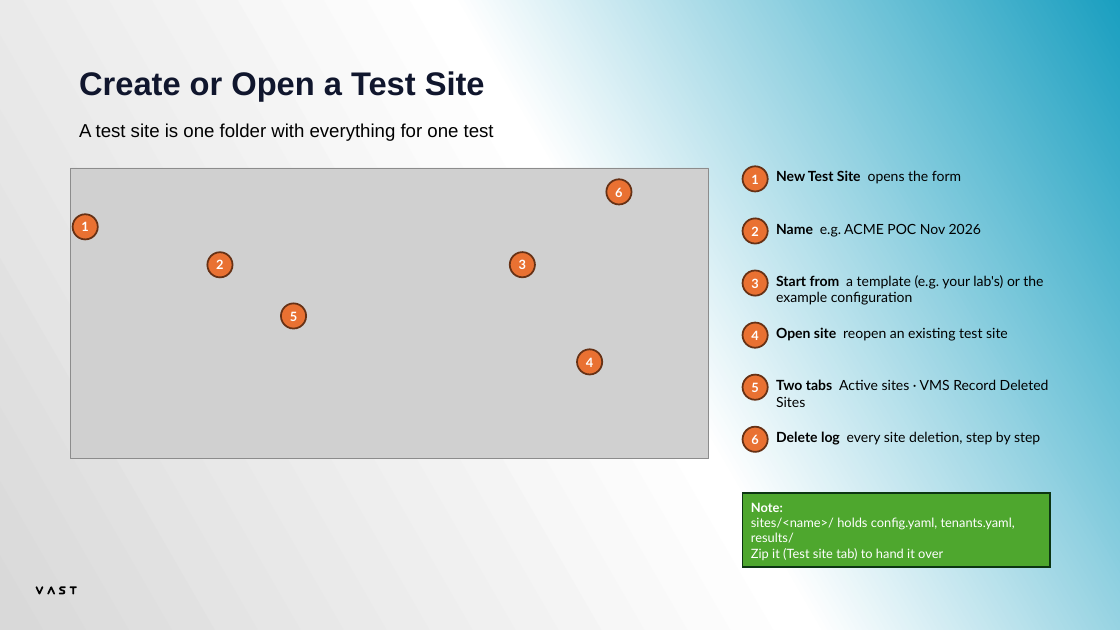
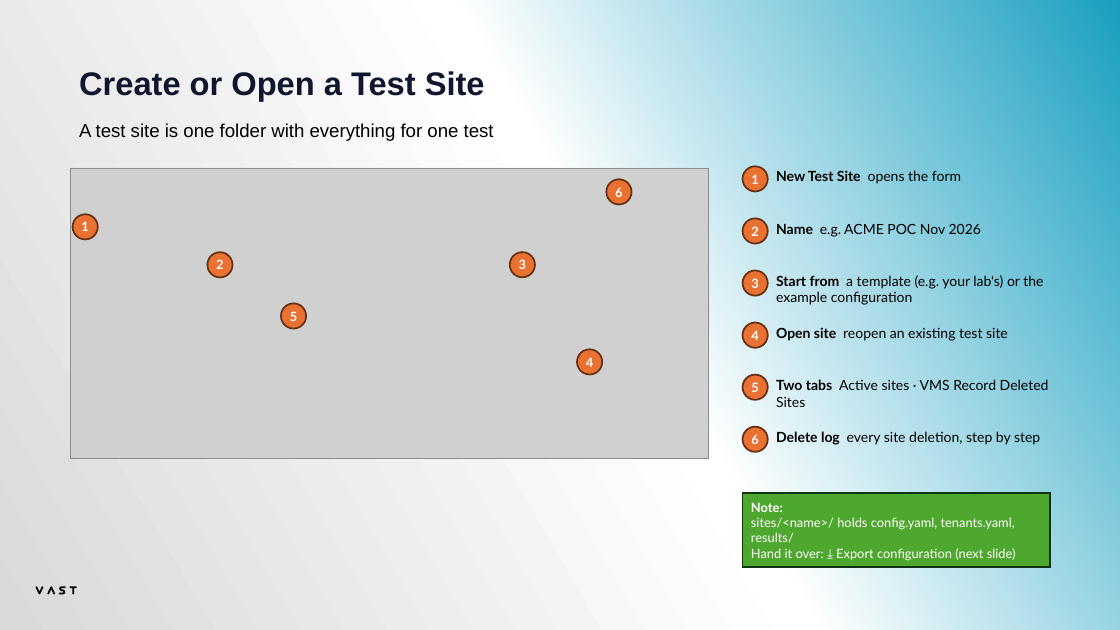
Before and after one commit to alexaung-staryskai/vast-test-automation, a slide deck: slide 6 of VAST Test Bench - Tester Manual.pptx. Drawn at 1120x630 pixels with LibreOffice and Linux fonts; fonts in the diff are those of the drawing; grey boxes stand for pictures. Boxes give left, top, right and bottom in pixels: in the first picture for what was removed or moved away, otherwise in the second. Text is boxed around its words. In the diff, an @@ line names an element or a change of style, - is before the commit and + after.

```diff
--- a/VAST Test Bench - Tester Manual.pptx
+++ b/VAST Test Bench - Tester Manual.pptx
@@ text in rectangle at [751, 548, 1016, 561]: text changed @@
-Zip it (Test site tab) to hand it over
+Hand it over: ⤓ Export configuration (next slide)
```
Also in this commit, not shown: 2 other slides changed, 4 slides added, 1 slide removed, 3 other files.
